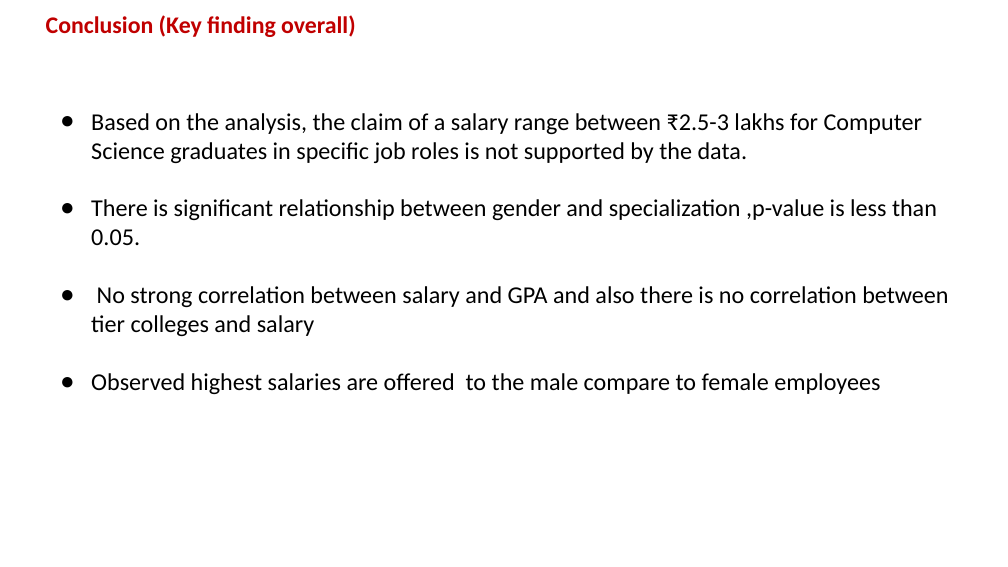
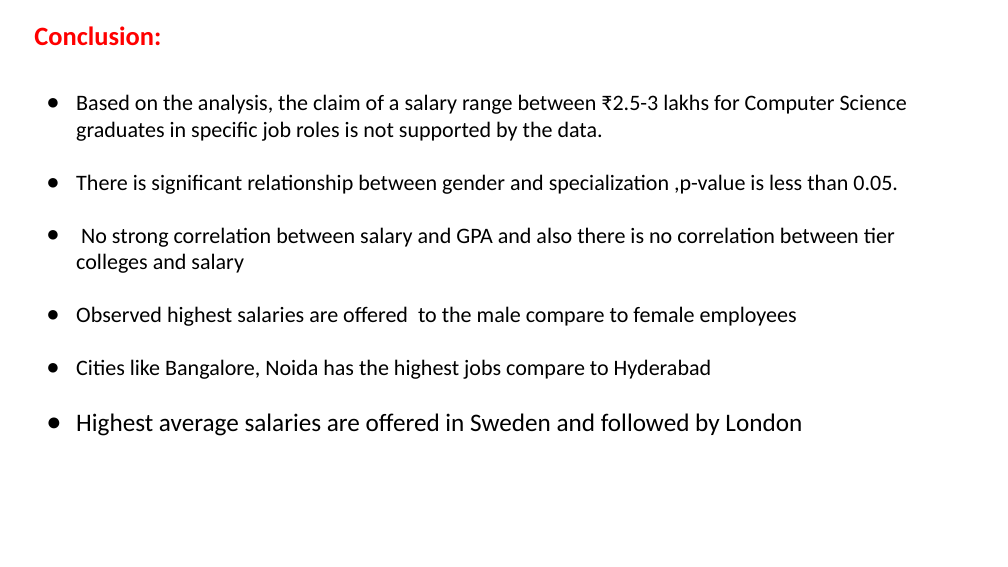
Before and after one commit to KajalDaga/AMCAT-Analysis, a slide deck: slide 12 of Innomatics_Project_AMCAT_Analysis.pptx. Drawn at 1008x567 pixels with LibreOffice and Linux fonts; fonts in the diff are those of the drawing; background and template pictures are left out. Boxes give left, top, right and bottom in pixels: in the first picture for what was removed or moved away, otherwise in the second. Text is boxed around its words. In the diff, an @@ line names an element or a change of style, - is before the commit and + after.

```diff
--- a/Innomatics_Project_AMCAT_Analysis.pptx
+++ b/Innomatics_Project_AMCAT_Analysis.pptx
@@ title at box(34, 26, 161, 46): text changed; size 22.7 to 25.2 pt; text colour #C00000 to #FF0000 @@
-Conclusion (Key finding overall)
+Conclusion:
@@ text "Based on the analysis, the ...": place and size @@
-text "Based on the analysis, the ..." at box(91, 113, 948, 394)
+text "Based on the analysis, the ..." at box(76, 94, 907, 436)
@@ text at box(76, 94, 907, 326): size 23 to 21 pt in "Based on the analysis, the claim of ...", "There is significant relationship between gender and ...", "No strong correlation between salary and GPA ...", "Observed highest salaries are offered to the ..."; indent changed @@
@@ text at box(76, 359, 802, 436): paragraphs added @@
+● Cities like Bangalore, Noida has the highest jobs compare to Hyderabad
+● Highest average salaries are offered in Sweden and followed by London
```
Also in this commit, not shown: 4 other slides changed.
